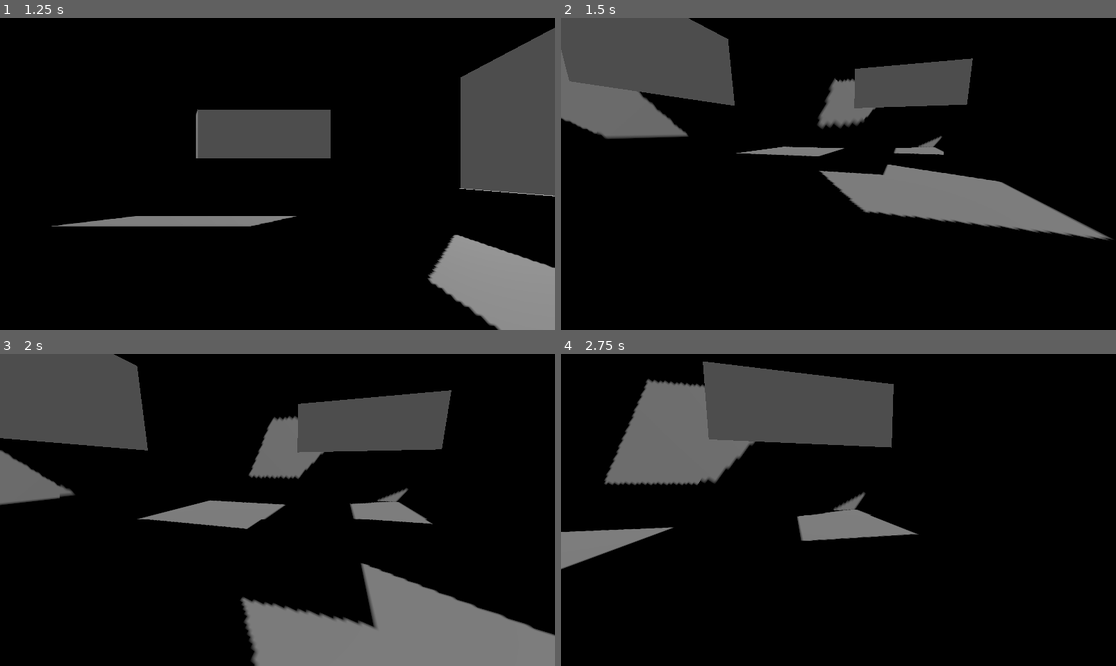
Above: before the commit, frames 1-4 (two rows, left to right).
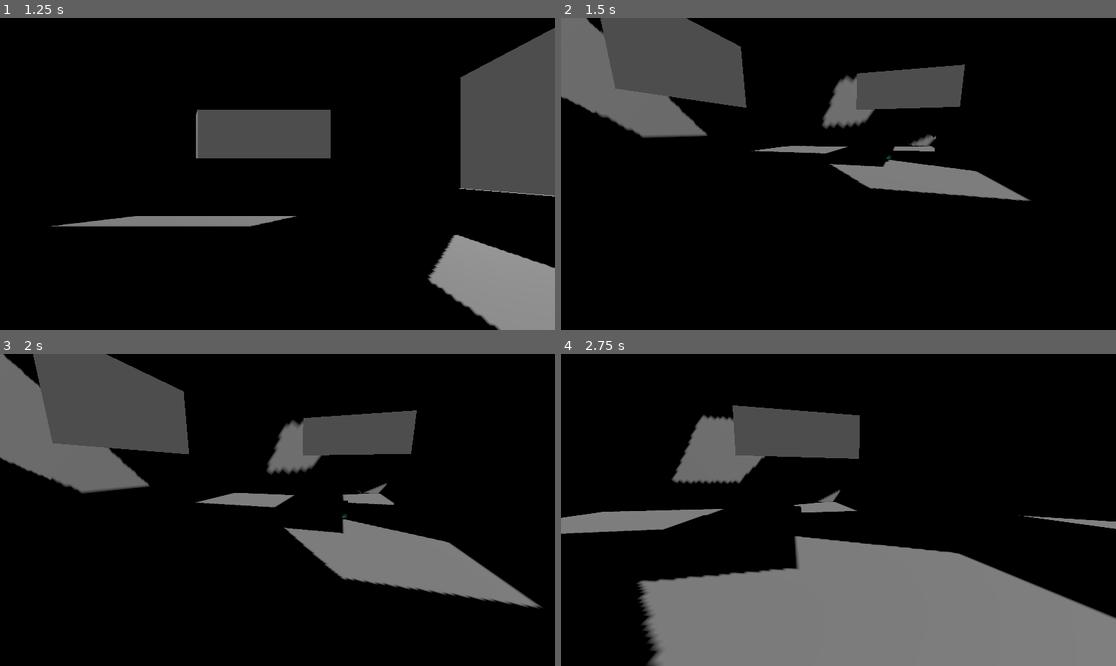
Above: after the commit, the same moments.

Repository: EMOLACRIA/Physics-based-character-movement
Game: Godot game, scene res://Scene/node_3d.tscn
Same seed, same stepped clock (60 frames per second), same inputs: the game is played once before the commit and once after it. The engine's default icon, where the game draws it, is replaced by a stand-in: a white triangle on a blue panel in a dark square.
Inputs (mouse positions are in pixels of both pictures, inside the frame that each line leads up to):
- Up to frame 1 (1.25 s): move the mouse to (399, 158) at 0.52 s; press the mouse at (399, 158) at 0.53 s; hold D (right) from 0.53 s (still down); tap Space (jump) at 0.77 s
- Up to frame 2 (1.5 s): move the mouse to (810, 174) at 1.27 s; release D (right) at 1.28 s; release the mouse at (810, 174) at 1.28 s; hold W (forward) from 1.28 s (still down); tap E (Interact) at 1.35 s
- Up to frame 3 (2 s): keep holding W (forward); tap Space (jump) at 1.52 s; click (249, 510) at 1.55 s
- Up to frame 4 (2.75 s): keep holding W (forward); move the mouse to (849, 503) at 2.02 s; press the mouse at (849, 503) at 2.03 s

Frame 1 is identical in both runs. In frame 2, 9.6% of the frame differs, in the area x 0-100%, y 0-72%; in frame 3, 30%; in frame 4, 42%, in the area x 0-100%, y 2-100%.

Commit message:
Mechanic 6 - Air Movement

Diff:
--- a/Scripts/character_body_3d.gd
+++ b/Scripts/character_body_3d.gd
@@ -7,6 +7,7 @@
 @export var ground_friction: float = 6.0
 @export var gravity: float = 20.3
 @export var jump_height: float = 1.14
+@export var max_air_speed: float = 2.0
 
 
 @onready var cast = %SeeCast
@@ -47,8 +48,13 @@
 
 	apply_gravity(delta)
 	process_jump()
-	apply_ground_friction(delta)
-	process_ground_movement(delta)
+
+	if is_on_floor():
+		apply_ground_friction(delta)
+		process_ground_movement(delta)
+	else:
+		process_air_movement(delta)
+
 	move_and_slide()
 
 func read_movement_input() -> Vector2:
@@ -132,3 +138,14 @@
 	if is_on_floor() and Input.is_action_just_pressed("jump"):
 		velocity.y = get_jump_velocity()
 	# "jump" input'u alındığında kapsüle y ekseninde hesaplanan velocity'i verir
+
+func process_air_movement(delta: float) -> void:
+	var wish_dir = get_wish_direction()
+	var wish_speed = get_air_wish_speed()
+
+	accelerate(wish_dir, wish_speed, delta)
+
+func get_air_wish_speed() -> float:
+	var input_dir = read_movement_input()
+	return input_dir.length() * max_air_speed
+	# Girdinin kuvvetine göre max_air_speed hesaplanır
